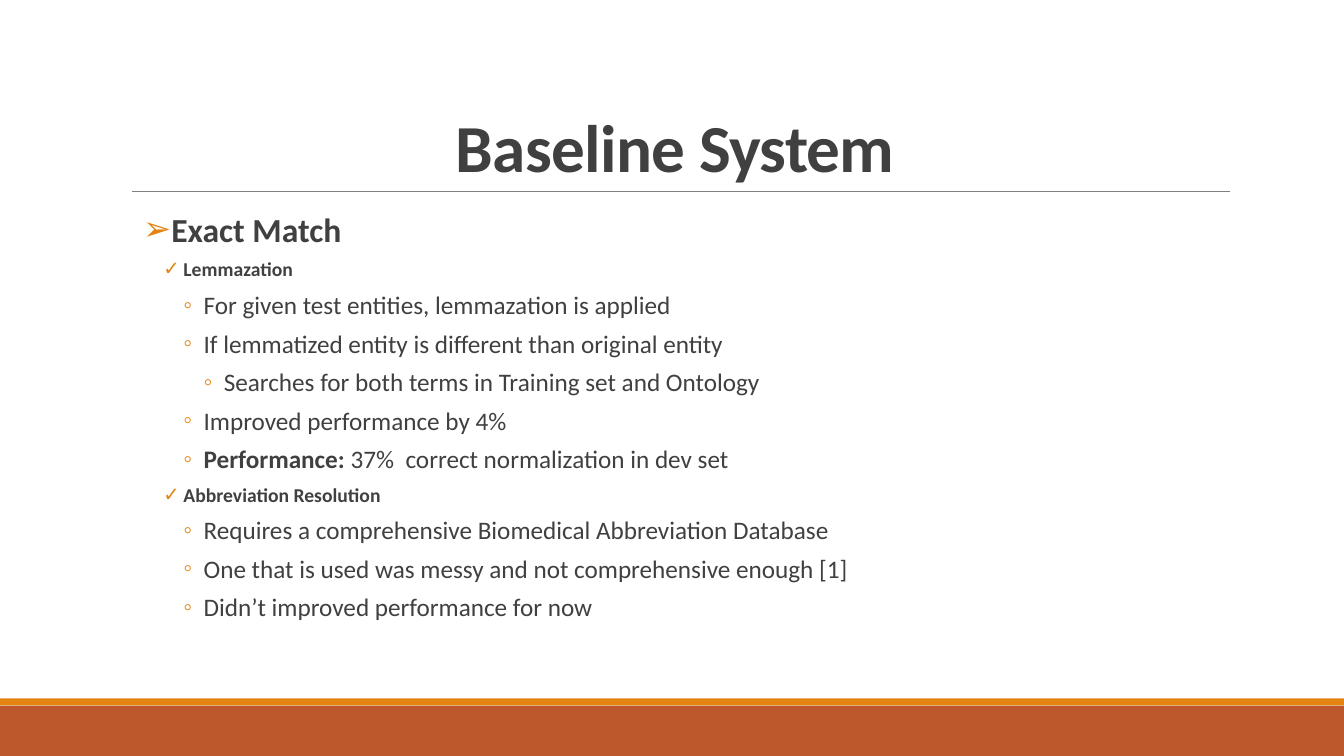
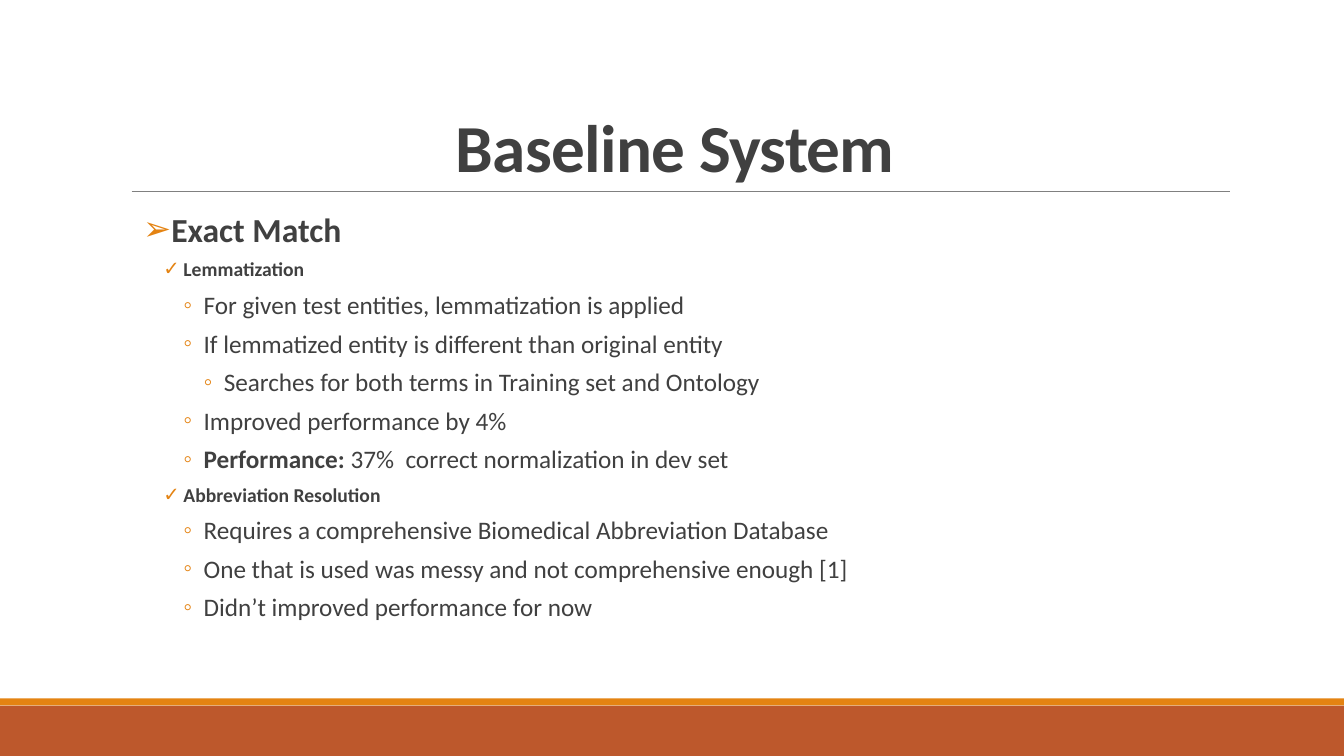
Before and after one commit to abdullahyldz/Cmpe493TermProject, a slide deck: slide 5 of Slides/Combined.pptx. Drawn at 1344x756 pixels with LibreOffice and Linux fonts; fonts in the diff are those of the drawing. Boxes give left, top, right and bottom in pixels: in the first picture for what was removed or moved away, otherwise in the second. Text is boxed around its words. In the diff, an @@ line names an element or a change of style, - is before the commit and + after.

```diff
--- a/Slides/Combined.pptx
+++ b/Slides/Combined.pptx
@@ text at box(183, 262, 684, 319): text changed @@
-    ✓ Lemmazation
-      ◦ For given test entities, lemmazation is applied
+    ✓ Lemmatization
+      ◦ For given test entities, lemmatization is applied
```
Also in this commit, not shown: 1 other slide changed, 2 slides removed.
